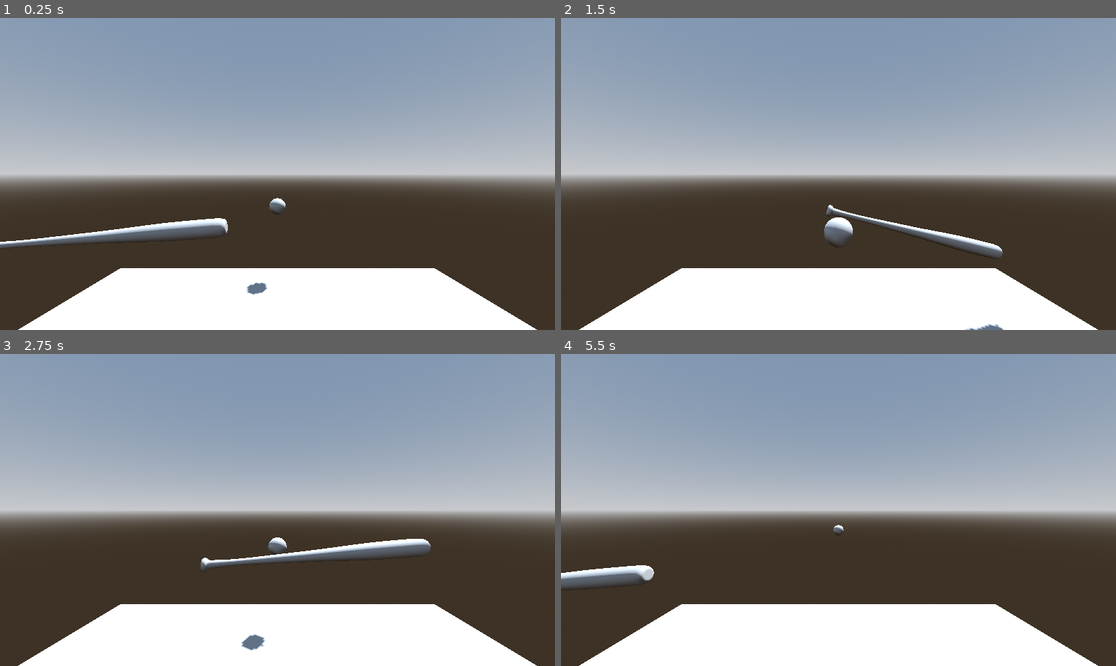
Above: before the commit, frames 1-4 (two rows, left to right).
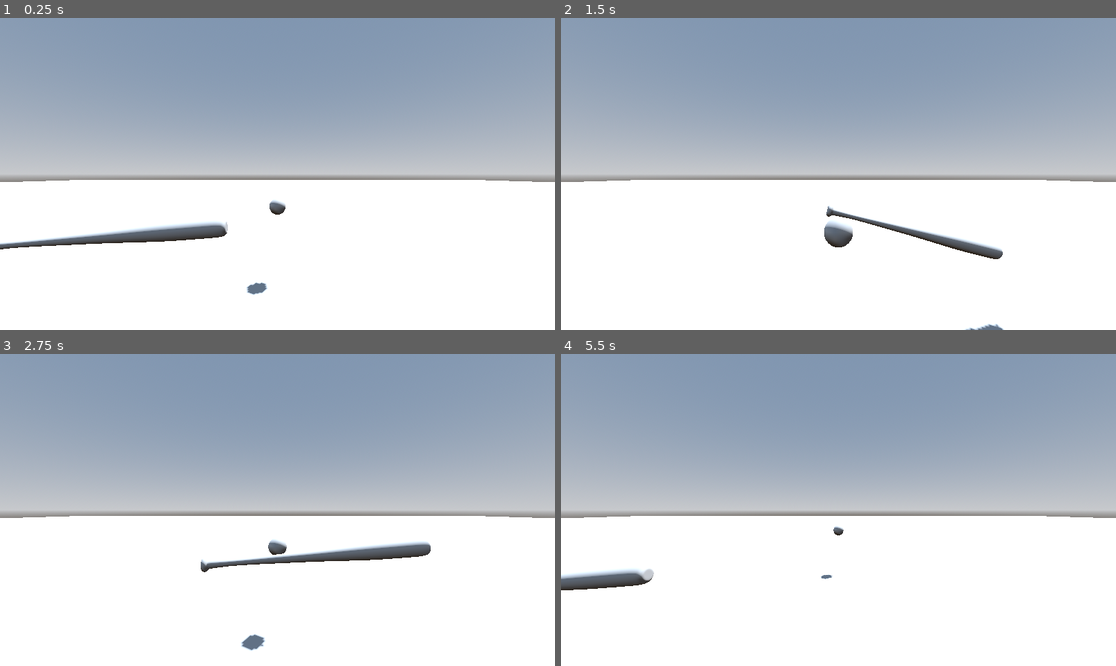
Above: after the commit, the same moments.

Repository: KapustiakT/baseball
Game: Godot game, scene res://level.tscn
Two runs of this game, one before a commit and one after it. Both use one fixed random seed, a clock stepped at 60 frames per second and the inputs below.
Inputs (mouse positions are in pixels of both pictures, inside the frame that each line leads up to):
- Up to frame 1 (0.25 s): no input
- Up to frame 2 (1.5 s): move the mouse to (960, 158) at 0.52 s; hold D (move_right) 0.53-1.28 s; right-click (960, 158) at 0.6 s; move the mouse to (727, 189) at 1.27 s; hold A (move_left) from 1.28 s (still down); tap Q (swing) at 1.35 s
- Up to frame 3 (2.75 s): move the mouse to (333, 441) at 2.02 s; release A (move_left) at 2.03 s; hold D (move_right) from 2.03 s (still down); right-click (333, 441) at 2.1 s
- Up to frame 4 (5.5 s): move the mouse to (810, 572) at 2.77 s; tap Q (swing) at 2.85, 4.35 s; move the mouse to (1005, 556) at 3.52 s; release D (move_right) at 3.53 s; hold A (move_left) from 3.53 s (still down); right-click (1005, 556) at 3.6 s; move the mouse to (672, 463) at 4.27 s; move the mouse to (866, 510) at 5.02 s; right-click (866, 510) at 5.1 s

The runs differ from the first frame. In frame 1, 31% of the frame differs, in the area x 0-100%, y 51-100%; in frame 2, 32%; in frame 3, 31%; in frame 4, 32%.

Commit message:
homerun
added basic homerun logic (print homerun and resets after a home run)

Diff:
--- a/Ball.gd
+++ b/Ball.gd
@@ -137,3 +137,8 @@
 
 func _on_pitch_clock_timeout():
 	pass # Replace with function body.
+
+
+func _on_area_3d_body_entered(_body):
+	print("homerun!")
+	_reset()
--- a/level.tscn
+++ b/level.tscn
@@ -18,7 +18,7 @@
 tonemap_mode = 2
 
 [sub_resource type="PlaneMesh" id="PlaneMesh_t03l0"]
-size = Vector2(10, 10)
+size = Vector2(200, 200)
 
 [sub_resource type="ConcavePolygonShape3D" id="ConcavePolygonShape3D_dlp7d"]
 data = PackedVector3Array(5, 0, 5, -5, 0, 5, 5, 0, -5, -5, 0, 5, -5, 0, -5, 5, 0, -5)
@@ -29,6 +29,11 @@
 "tilts": PackedFloat32Array(0, 0.701968)
 }
 point_count = 2
+
+[sub_resource type="PlaneMesh" id="PlaneMesh_lhxh1"]
+
+[sub_resource type="ConvexPolygonShape3D" id="ConvexPolygonShape3D_fvbbs"]
+points = PackedVector3Array(1.01587, 0.015873, 1.01587, -1.01587, -0.015873, -1.01587, -1.01587, 0.015873, -1.01587, 1.01587, -0.015873, -1.01587, -1.01587, -0.015873, 1.01587, -1.01587, 0.015873, 1.01587, 1.01587, 0.015873, -1.01587, 1.01587, -0.015873, 1.01587)
 
 [node name="Node3D" type="Node3D"]
 script = ExtResource("1_3brqg")
@@ -76,12 +81,25 @@
 
 [node name="PathFollow3D" type="PathFollow3D" parent="Path3D"]
 unique_name_in_owner = true
-transform = Transform3D(0.715828, 0.0235714, -0.697827, -9.31289e-10, 0.999387, 0.033758, 0.698225, -0.0241657, 0.71542, -1.99034, 1.45615, -1.36387)
+transform = Transform3D(0.715828, 0.0235726, -0.697827, 9.31289e-10, 0.999387, 0.0337598, 0.698225, -0.0241669, 0.71542, -1.99034, 1.45615, -1.36387)
 cubic_interp = false
 loop = false
 
 [node name="bat" parent="Path3D/PathFollow3D" instance=ExtResource("2_qefgj")]
 transform = Transform3D(0.679442, -0.73373, 3.72529e-09, 0.0945012, 0.0875091, 0.991671, -0.727619, -0.673782, 0.128796, -0.799, -0.216958, -0.44586)
+
+[node name="Area3D" type="Area3D" parent="."]
+transform = Transform3D(200, 0, 0, 0, 200, 0, 0, 0, 200, 0, 0, -200)
+
+[node name="MeshInstance3D" type="MeshInstance3D" parent="Area3D"]
+transform = Transform3D(1, 0, 0, 0, -4.37114e-08, -1, 0, 1, -4.37114e-08, 0, 0, 0)
+visible = false
+mesh = SubResource("PlaneMesh_lhxh1")
+
+[node name="CollisionShape3D" type="CollisionShape3D" parent="Area3D"]
+transform = Transform3D(1, 0, 0, 0, -4.37114e-08, -1, 0, 1, -4.37114e-08, 0, 0, 0)
+visible = false
+shape = SubResource("ConvexPolygonShape3D_fvbbs")
 
 [connection signal="swing" from="." to="Path3D/PathFollow3D/bat" method="start_swing"]
 [connection signal="body_entered" from="hit_zone/early" to="ball" method="_on_early_body_entered"]
@@ -98,6 +116,7 @@
 [connection signal="body_exited" from="Path3D/PathFollow3D/bat/perfect" to="ball" method="_on_perfect_body_exited"]
 [connection signal="body_entered" from="Path3D/PathFollow3D/bat/inside" to="ball" method="_on_inside_body_entered"]
 [connection signal="body_exited" from="Path3D/PathFollow3D/bat/inside" to="ball" method="_on_inside_body_exited"]
+[connection signal="body_entered" from="Area3D" to="ball" method="_on_area_3d_body_entered"]
 
 [editable path="hit_zone"]
 [editable path="Path3D/PathFollow3D/bat"]
Not shown: 1 places in level.tscn that only renumber resources
